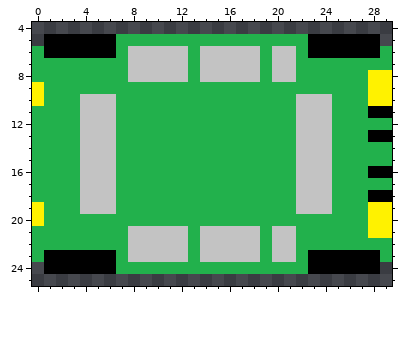
Pixel-art sprite, stored at images/bus_right.png. That is the earlier state.
The file is 30x30 pixels. Shown: x 0..29, y 4..25.
Now the later version:
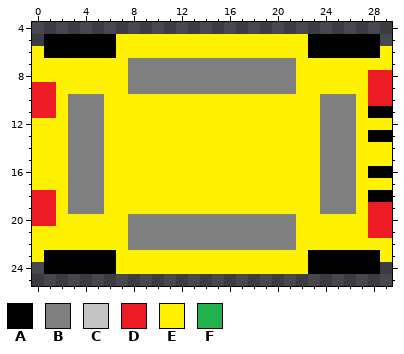
Palette (. is transparent): A #000000  B #7f7f7f  C #c3c3c3  D #ed1c24  E #fff200  F #22b14c
Diff:
Changed rows in their new state; - is an unchanged pixel.
first column x 0:
 5 -------EEEEEEEEEEEEEEEE-------
 6 E------EEEEEEEEEEEEEEEE------E
 7 EEEEEEEEBBBBBBBBBBBBBBEEEEEEEE
 8 EEEEEEEEBBBBBBBBBBBBBBEEEEEEDD
 9 DDEEEEEEBBBBBBBBBBBBBBEEEEEEDD
10 DDEBBBEEEEEEEEEEEEEEEEEEBBBEDD
11 DDEBBBEEEEEEEEEEEEEEEEEEBBBE--
12 EEEBBBEEEEEEEEEEEEEEEEEEBBBEEE
13 EEEBBBEEEEEEEEEEEEEEEEEEBBBE--
14 EEEBBBEEEEEEEEEEEEEEEEEEBBBEEE
15 EEEBBBEEEEEEEEEEEEEEEEEEBBBEEE
16 EEEBBBEEEEEEEEEEEEEEEEEEBBBE--
17 EEEBBBEEEEEEEEEEEEEEEEEEBBBEEE
18 DDEBBBEEEEEEEEEEEEEEEEEEBBBE--
19 DDEBBBEEEEEEEEEEEEEEEEEEBBBEDD
20 DDEEEEEEBBBBBBBBBBBBBBEEEEEEDD
21 EEEEEEEEBBBBBBBBBBBBBBEEEEEEDD
22 EEEEEEEEBBBBBBBBBBBBBBEEEEEEEE
23 E------EEEEEEEEEEEEEEEE------E
24 -------EEEEEEEEEEEEEEEE-------
